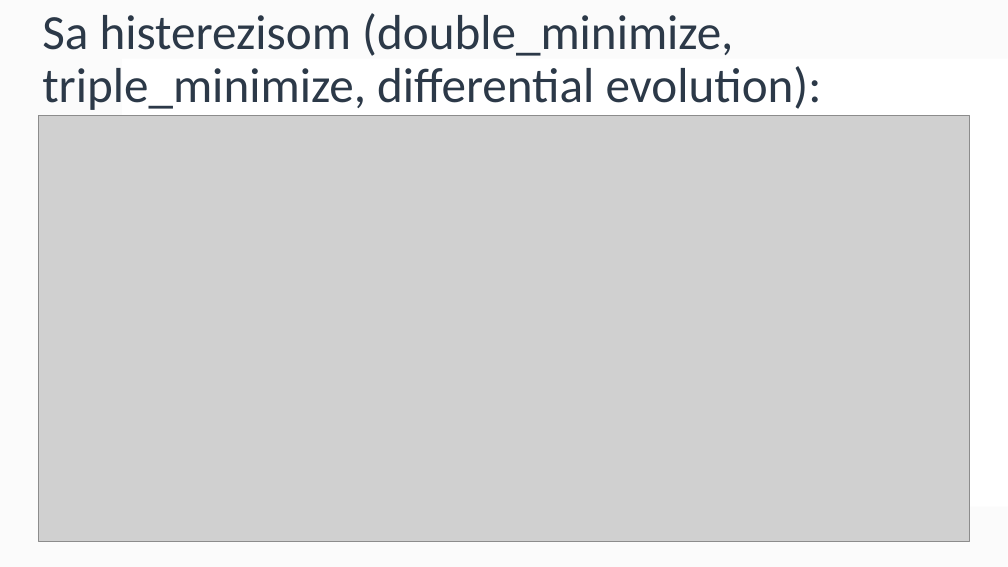
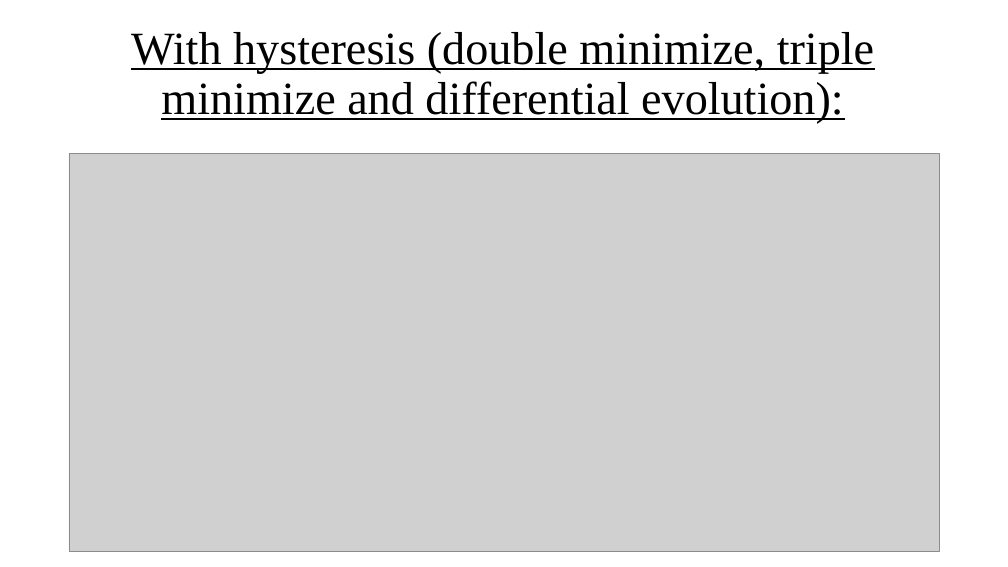
Before and after one commit to novakovicluka97/battery_parameter_parsing, a slide deck: slide 8 of Docs/Battery Cell parameter parsing.pptx. Drawn at 1008x567 pixels with LibreOffice and Linux fonts; fonts in the diff are those of the drawing; grey boxes stand for pictures. Boxes give left, top, right and bottom in pixels: in the first picture for what was removed or moved away, otherwise in the second. Text is boxed around its words. In the diff, an @@ line names an element or a change of style, - is before the commit and + after.

```diff
--- a/Docs/Battery Cell parameter parsing.pptx
+++ b/Docs/Battery Cell parameter parsing.pptx
@@ rectangle removed at <box>0,0,1008,567</box> @@
@@ rectangle removed at <box>123,59,1008,507</box> @@
@@ title at <box>131,32,874,123</box>: text changed; size 46.8 to 44 pt; font Calibri to Times New Roman; text colour #2C3948 to #000000 @@
-Sa histerezisom (double_minimize, triple_minimize, differential evolution):
+With hysteresis (double minimize, triple minimize and differential evolution):
@@ picture: place and size @@
-picture at <box>39,115,970,541</box>
+picture at <box>69,154,939,552</box>
```
Also in this commit, not shown: 1 other slide changed, 11 slides added, 11 slides removed.
